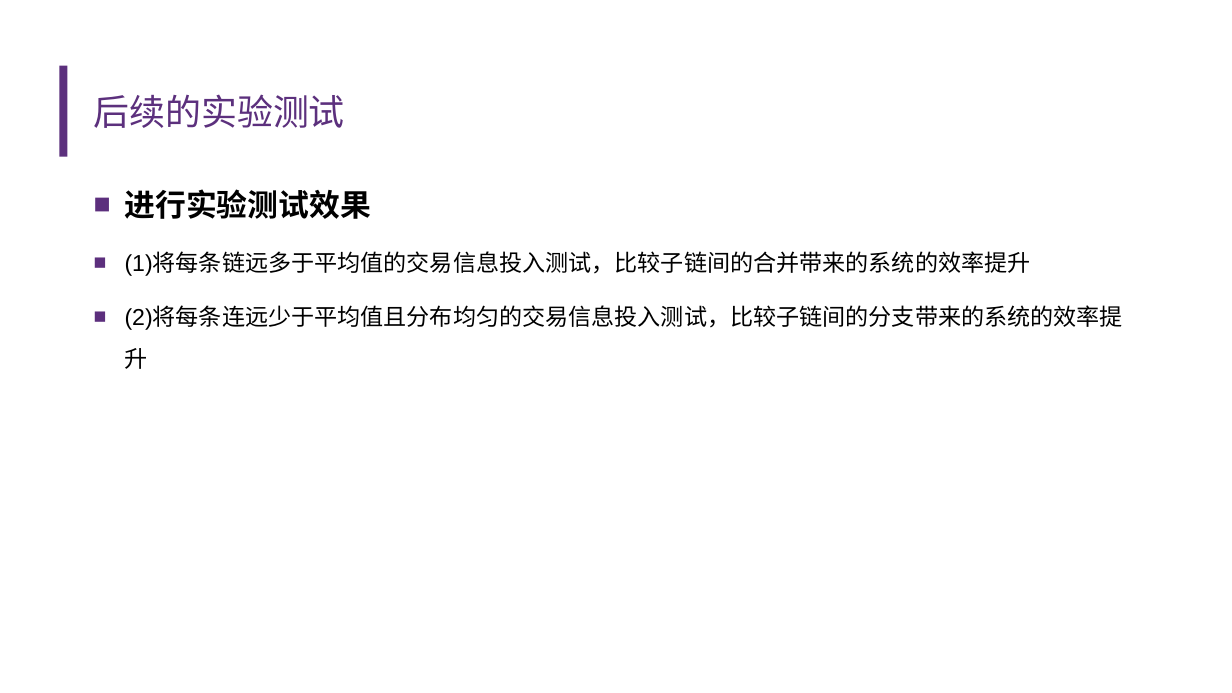
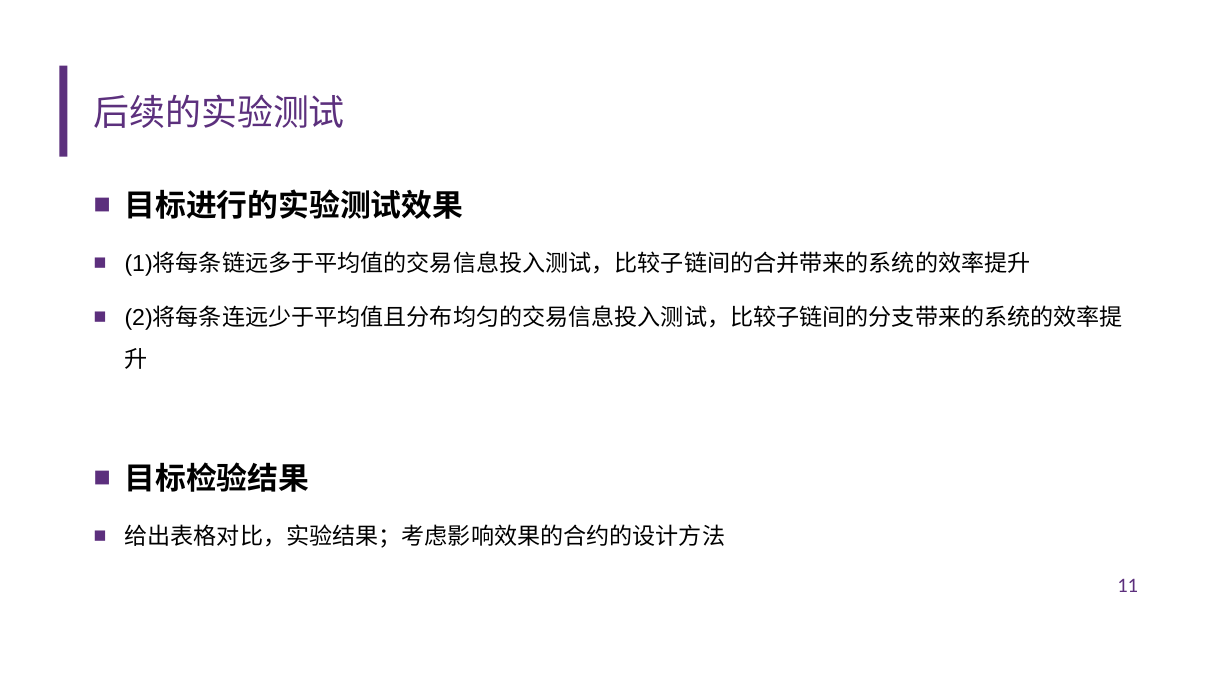
Before and after one commit to diyz19/GraduationDesign, a slide deck: slide 11 of 中期报告.pptx. Drawn at 1232x693 pixels with LibreOffice and Linux fonts; fonts in the diff are those of the drawing; background and template pictures are left out. Boxes give left, top, right and bottom in pixels: in the first picture for what was removed or moved away, otherwise in the second. Text is boxed around its words. In the diff, an @@ line names an element or a change of style, - is before the commit and + after.

```diff
--- a/中期报告.pptx
+++ b/中期报告.pptx
@@ text at <box>125,189,464,219</box>: text changed @@
-■ 进行实验测试效果
+■ 目标进行的实验测试效果
@@ text at <box>125,462,726,548</box>: paragraphs added @@
+■ 目标检验结果
+■ 给出表格对比，实验结果；考虑影响效果的合约的设计方法
@@ page number added at <box>1117,578,1138,592</box>, 16 pt, text #5C2F7D @@
+11
```
Also in this commit, not shown: 11 other slides changed, 2 slides added, 2 slides removed.
